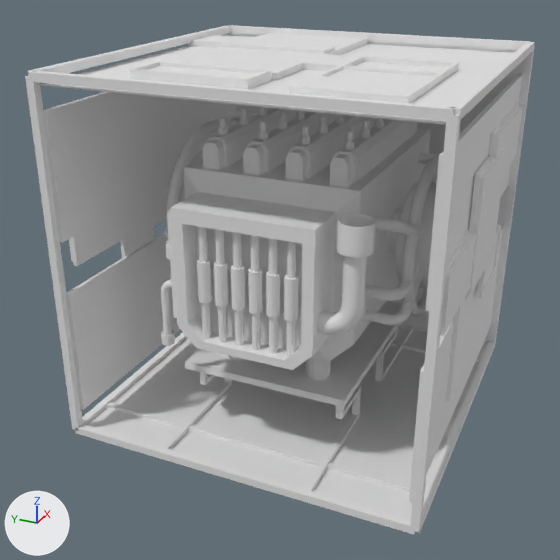
An edit to the Blender file manipulator_cube.blend, drawn before and after from the same camera.
Both versions are drawn from a 50 mm lens placed at (-3.93, -1.6, 1.65), pointed at (-0.16, 0.09, -0.24). The axes (+X, +Y, +Z) are drawn at lower left. The lights are the same throughout.
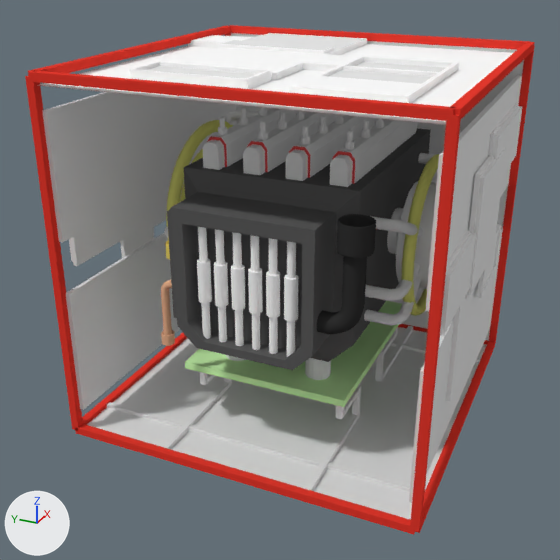
Location of each change, [x1, y1, x2, y2] in pixels of the pictures (560 x 560 px):
'Cube', recoloured (grey to red): [25, 25, 535, 535] in both
'Cube.003', recoloured (grey to green): [185, 301, 402, 407] in both
'Cube.016', recoloured (grey to black): [317, 214, 376, 334] in both
'Torus.001', recoloured (grey to yellow): [402, 154, 439, 316] in both
'Torus.002', recoloured (grey to yellow): [166, 120, 233, 240] in both
'Cube.014', recoloured: [161, 280, 175, 346] in both
part 1 of me_plane, recoloured: [38, 35, 513, 125] in both
part 2 of me_cube_013, recoloured (grey to black): [167, 128, 431, 370] in both

Diff of the bpy script that builds the scene:
```diff
--- a/manipulator_cube.blend.py
+++ b/manipulator_cube.blend.py
@@ mat_material_012 @@
+mat_material_012 = diffuse_material('Material.012')
+mat_material_012.base_color = (0.8, 0.0417, 0.0271)  # red #e73a2e
@@ mat_material_007 @@
+mat_material_007 = diffuse_material('Material.007')
+mat_material_007.base_color = (0.278, 0.359, 0.8)  # blue #90a2e7
@@ mat_material_005 @@
+mat_material_005 = diffuse_material('Material.005')
+mat_material_005.base_color = (0.107, 0.107, 0.107)  # dark grey #5c5c5c
@@ mat_material_011 @@
+mat_material_011 = diffuse_material('Material.011')
+mat_material_011.base_color = (0.627, 1.0, 0.454)  # green #cfffb4
@@ mat_material_004 @@
+mat_material_004 = diffuse_material('Material.004')
+mat_material_004.base_color = (0.794, 0.8, 0.205)  # yellow #e6e77d
@@ mat_material_003 @@
+mat_material_003 = diffuse_material('Material.003')
+mat_material_003.base_color = (0.8, 0.437, 0.263)  # beige #e7b18c
@@ mat_material_001 @@
+mat_material_001 = diffuse_material('Material.001')
+mat_material_001.base_color = (0.0331, 0.0331, 0.0331)  # black #333333
@@ mat_material_013 @@
+mat_material_013 = diffuse_material('Material.013')
+mat_material_013.base_color = (0.8, 0.8, 0.8)  # white #e7e7e7
@@ mat_material_014 @@
+mat_material_014 = diffuse_material('Material.014')
+mat_material_014.base_color = (1.0, 1.0, 1.0)  # white #ffffff
@@ me_plane @@
 me_plane.from_pydata(...)  # 110 vertices, 97 faces; spans x -1.0..1.0, y -1.0..1.0, z 0.0..0.05
 # used by ob_plane; location = (0.0, 0.0, 0.958)
+# me_plane part 1: 91 of the faces centred in x -0.85..1.0, y -0.87..1.0, z 0.0..0.05 switch from no material to mat_material_014 (white #ffffff)
+me_plane.materials.append(mat_material_013)  # white #e7e7e7
@@ me_cube_029 @@
 me_cube_029.from_pydata(...)  # 68 vertices, 64 faces; spans x -4.36..6.02, y -3.32..1.61, z -1.61..1.61
+me_cube_029.materials.append(mat_material_001)  # black #333333
@@ me_cube_027 @@
 me_cube_027.from_pydata(...)  # 68 vertices, 64 faces; spans x -7.7..8.3, y -4.5..1.6, z -1.6..1.6
+me_cube_027.materials.append(mat_material_003)  # beige #e7b18c
@@ me_torus_003 @@
 me_torus_003.from_pydata(...)  # 576 vertices, 576 faces; spans x -1.01..1.01, y -1.01..1.01, z -0.07..0.07
+me_torus_003.materials.append(mat_material_004)  # yellow #e6e77d
@@ me_torus_001 @@
 me_torus_001.from_pydata(...)  # 576 vertices, 576 faces; spans x -1.01..1.01, y -1.01..1.01, z -0.07..0.07
+me_torus_001.materials.append(mat_material_004)  # yellow #e6e77d
@@ me_cube_015 @@
 me_cube_015.from_pydata(...)  # 8 vertices, 6 faces; spans x -1.0..1.0, y -1.0..1.0, z -1.0..1.0
+me_cube_015.materials.append(mat_material_011)  # green #cfffb4
@@ me_cube_013 @@
 me_cube_013.from_pydata(...)  # 68 vertices, 64 faces; spans x -1.47..1.01, y -1.0..1.0, z -1.0..1.0
 # used by ob_cube_001; location = (0.153, 0.0, 0.0); scale = (0.674, 0.489, 0.489)
+# me_cube_013 part 2: all 63 faces centred in x -1.47..1.0, y -1.0..1.0, z -1.0..1.0 switch from no material to mat_material_005 (dark grey #5c5c5c)
+me_cube_013.materials.append(mat_material_007)  # blue #90a2e7
@@ me_cube_001 @@
 me_cube_001.from_pydata(...)  # 96 vertices, 72 faces; spans x -1.0..1.0, y -45.9..45.9, z -45.9..45.9
+me_cube_001.materials.append(mat_material_012)  # red #e73a2e
```
